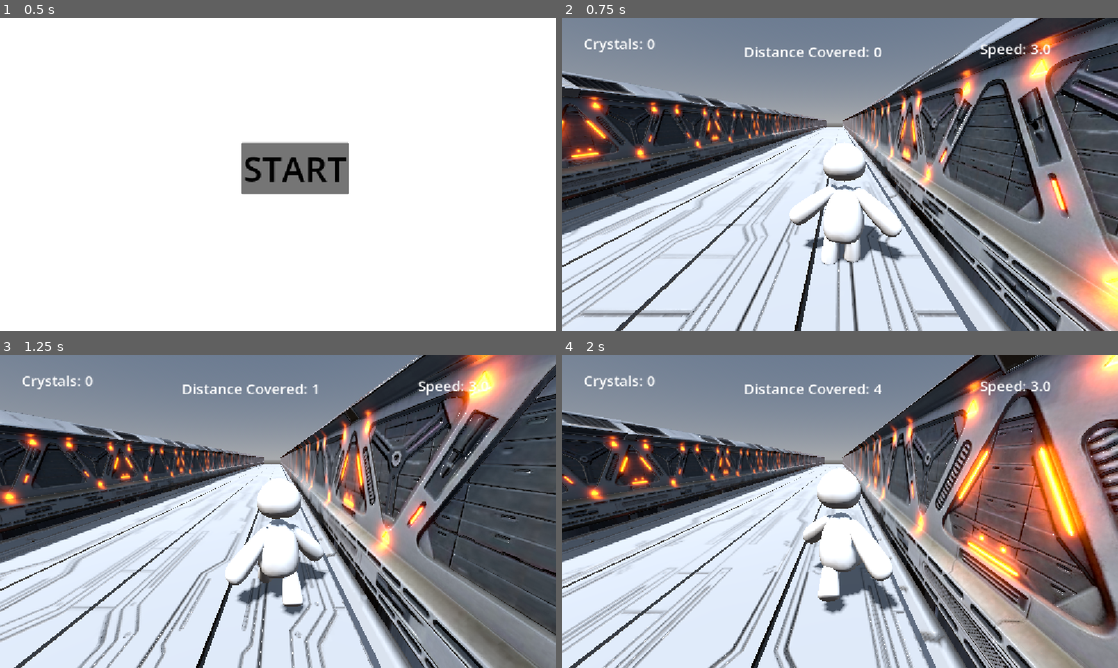
Above: before the commit, frames 1-4 (two rows, left to right).
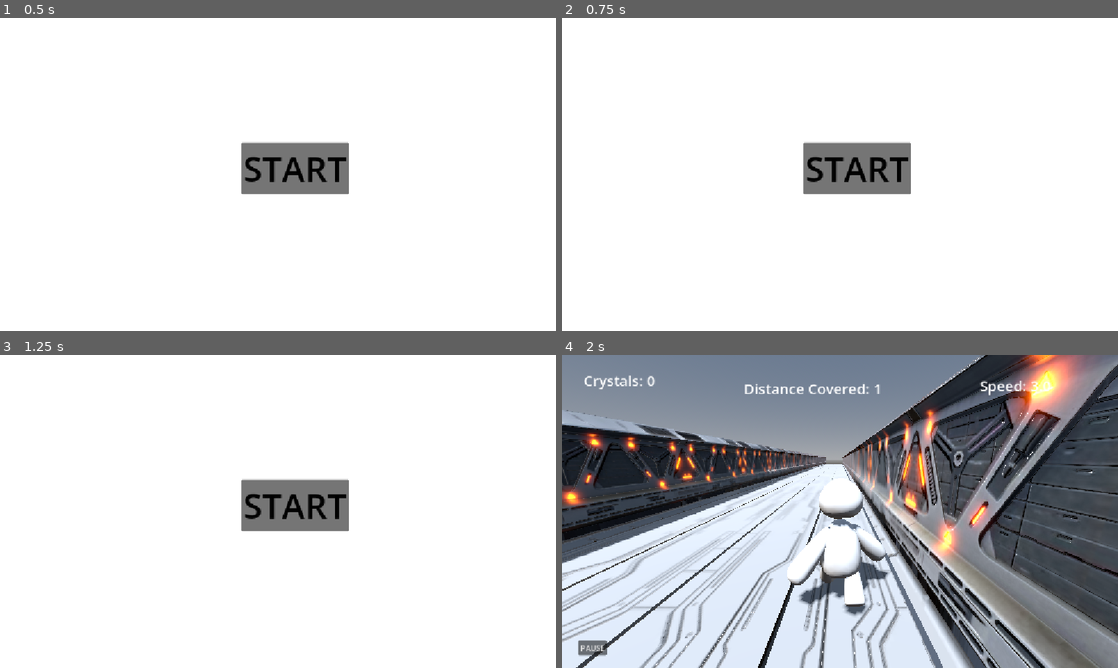
Above: after the commit, the same moments.

Repository: TheAbdullahSaleem/Runner
Game: Godot game, scene res://Scenes/Main.tscn
Two runs of this game, one before a commit and one after it. Both use one fixed random seed, a clock stepped at 60 frames per second and the inputs below.
Inputs (mouse positions are in pixels of both pictures, inside the frame that each line leads up to):
- Up to frame 1 (0.5 s): no input
- Up to frame 2 (0.75 s): click "START" (after the commit: "PAUSE") at 0.5 s
- Up to frame 3 (1.25 s): no input
- Up to frame 4 (2 s): click (856, 505) at 1.25 s, where only the run after the commit has a clickable "START"

Frame 1 is identical in both runs. In frame 2, 96% of the frame differs, in the area x 0-100%, y 0-100%; in frame 3, 95%; in frame 4, 52%.

Commit message:
Made the timer for boosts display on screen

Diff:
--- a/Scenes/Main.tscn
+++ b/Scenes/Main.tscn
@@ -45,11 +45,11 @@
 autostart = true
 
 [node name="Timer2" type="Timer" parent="." unique_id=288887583]
-wait_time = 36.0
+wait_time = 46.0
 autostart = true
 
 [node name="Timer3" type="Timer" parent="." unique_id=1493424127]
-wait_time = 31.0
+wait_time = 57.0
 autostart = true
 
 [node name="StaticBody3D" parent="." unique_id=259303392 instance=ExtResource("4_rgh2o")]
--- a/Scenes/ui.tscn
+++ b/Scenes/ui.tscn
@@ -54,3 +54,45 @@
 horizontal_alignment = 1
 vertical_alignment = 1
 metadata/_edit_use_anchors_ = true
+
+[node name="Label4" type="Label" parent="Control" unique_id=1272786442]
+layout_mode = 1
+anchors_preset = -1
+anchor_left = -0.11805555
+anchor_top = -0.050925925
+anchor_right = -0.11805555
+anchor_bottom = -0.021604938
+offset_left = 455.0
+offset_top = 190.0
+offset_right = 495.0
+offset_bottom = 213.0
+theme_override_font_sizes/font_size = 30
+horizontal_alignment = 1
+vertical_alignment = 1
+metadata/_edit_use_anchors_ = true
+
+[node name="Label5" type="Label" parent="Control" unique_id=880836613]
+layout_mode = 1
+anchors_preset = -1
+anchor_left = -0.11805555
+anchor_top = -0.14351852
+anchor_right = -0.11805555
+anchor_bottom = -0.11419753
+offset_left = 455.0
+offset_top = 190.0
+offset_right = 495.0
+offset_bottom = 213.0
+theme_override_font_sizes/font_size = 30
+horizontal_alignment = 1
+vertical_alignment = 1
+metadata/_edit_use_anchors_ = true
+
+[node name="Button" type="Button" parent="Control" unique_id=632152463]
+layout_mode = 0
+offset_left = 34.0
+offset_top = 591.0
+offset_right = 93.0
+offset_bottom = 622.0
+text = "PAUSE"
+
+[connection signal="pressed" from="Control/Button" to="." method="_on_button_pressed"]
--- a/Scripts/main.gd
+++ b/Scripts/main.gd
@@ -29,6 +29,10 @@
 		dead_screen.process_mode = Node.PROCESS_MODE_ALWAYS
 # Called every frame. 'delta' is the elapsed time since the previous frame.
 func _process(delta: float) -> void:
+	timer.wait_time -= 0.0001
+	timer_2.wait_time -= 0.0001
+	timer_3.wait_time -= 0.0001
+	timer_4.wait_time -= 0.0001
 	if Globals.Dead == true:
 		dead()
 	if Input.is_action_just_pressed("pause"):
--- a/Scripts/ui.gd
+++ b/Scripts/ui.gd
@@ -2,6 +2,9 @@
 @onready var label: Label = $Control/Label
 @onready var label_2: Label = $Control/Label2
 @onready var label_3: Label = $Control/Label3
+@onready var label_4: Label = $Control/Label4
+@onready var label_5: Label = $Control/Label5
+@onready var pause_screen: CanvasLayer = $"../pause_screen"
 
 
 # Called when the node enters the scene tree for the first time.
@@ -14,3 +17,15 @@
 	label.text = "Crystals: " + str(Globals.crystals)
 	label_2.text = "Speed: " + str(Globals.player_speed)
 	label_3.text = "Distance Covered: " + str(Globals.distance_covered)
+	if Globals.jump_powerup_timer > 0.3:
+		label_4.text = "Jump powerup Remaining Time: " + str(snapped(Globals.jump_powerup_timer,0.1))
+	else:
+		label_4.text = ""
+	if Globals.speed_powerup_timer > 0.3:
+		label_5.text = "Speed powerup Remaining Time: " + str(snapped(Globals.speed_powerup_timer,0.1))
+	else:
+		label_5.text = ""
+func _on_button_pressed() -> void:
+		Globals.pause = true
+		pause_screen.show()
+		get_tree().paused = true
